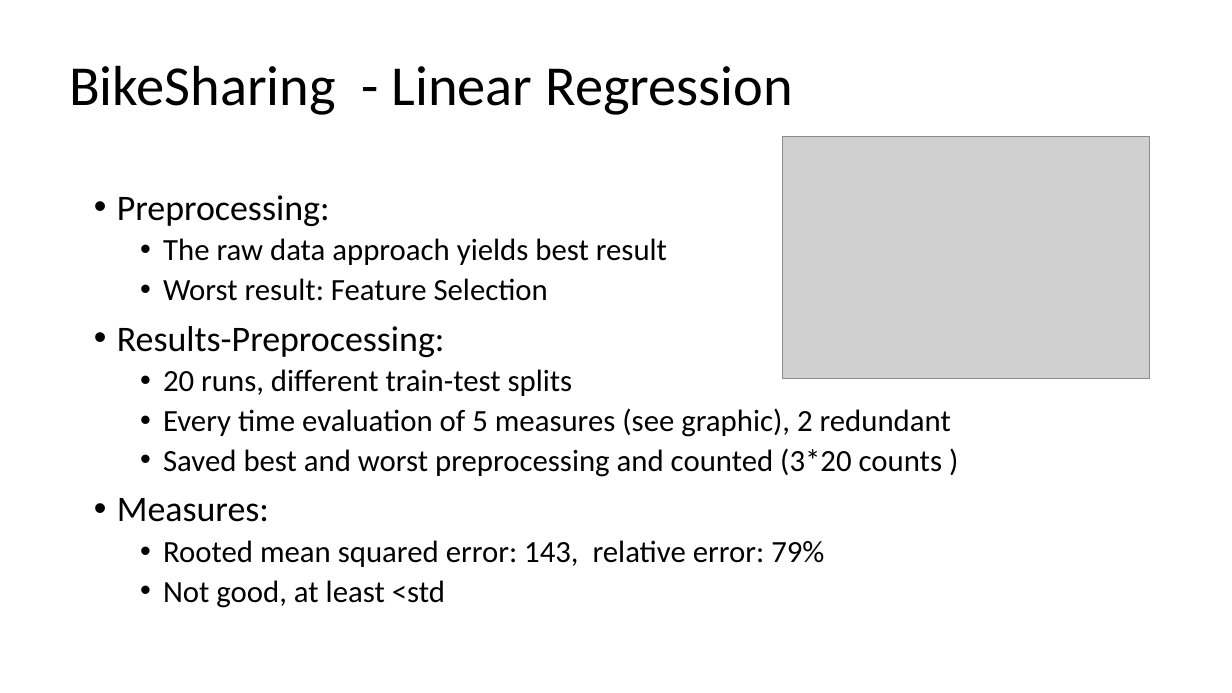
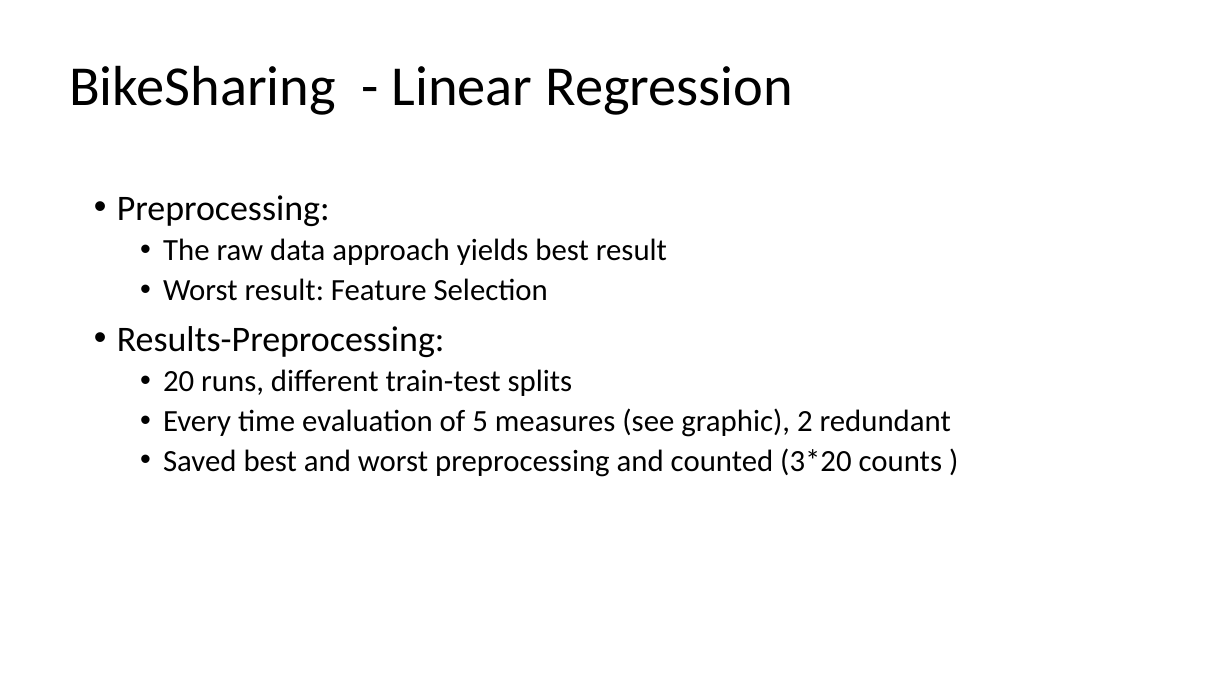
Before and after one commit to pstroppa/machine_learning, a slide deck: slide 10 of Machine_Learning_E1_o1.pptx (slide 7 before the commit). Drawn at 1232x693 pixels with LibreOffice and Linux fonts; fonts in the diff are those of the drawing; grey boxes stand for pictures; background and template pictures are left out. Boxes give left, top, right and bottom in pixels: in the first picture for what was removed or moved away, otherwise in the second. Text is boxed around its words. In the diff, an @@ line names an element or a change of style, - is before the commit and + after.

```diff
--- a/Machine_Learning_E1_o1.pptx
+++ b/Machine_Learning_E1_o1.pptx
@@ picture removed at (783,137,1150,379) @@
@@ text at (117,498,824,608): paragraphs removed @@
-• Measures:
-  • Rooted mean squared error: 143, relative error: 79%
-  • Not good, at least <std
```
Also in this commit, not shown: 26 other slides changed, 6 slides added, 1 other file.
